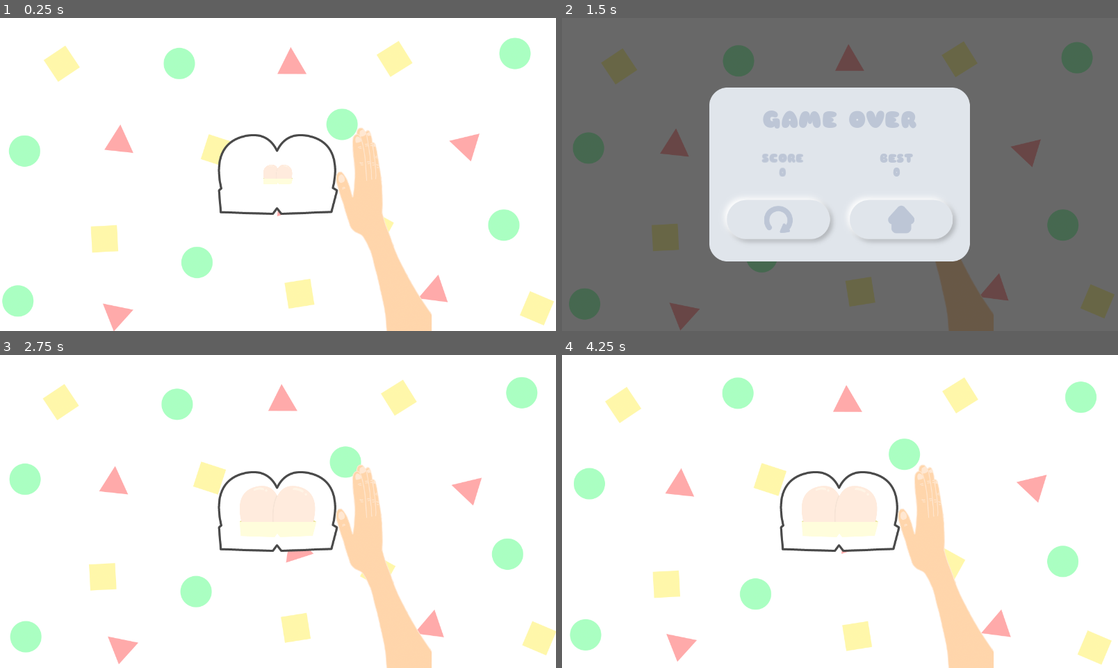
Above: before the commit, frames 1-4 (two rows, left to right).
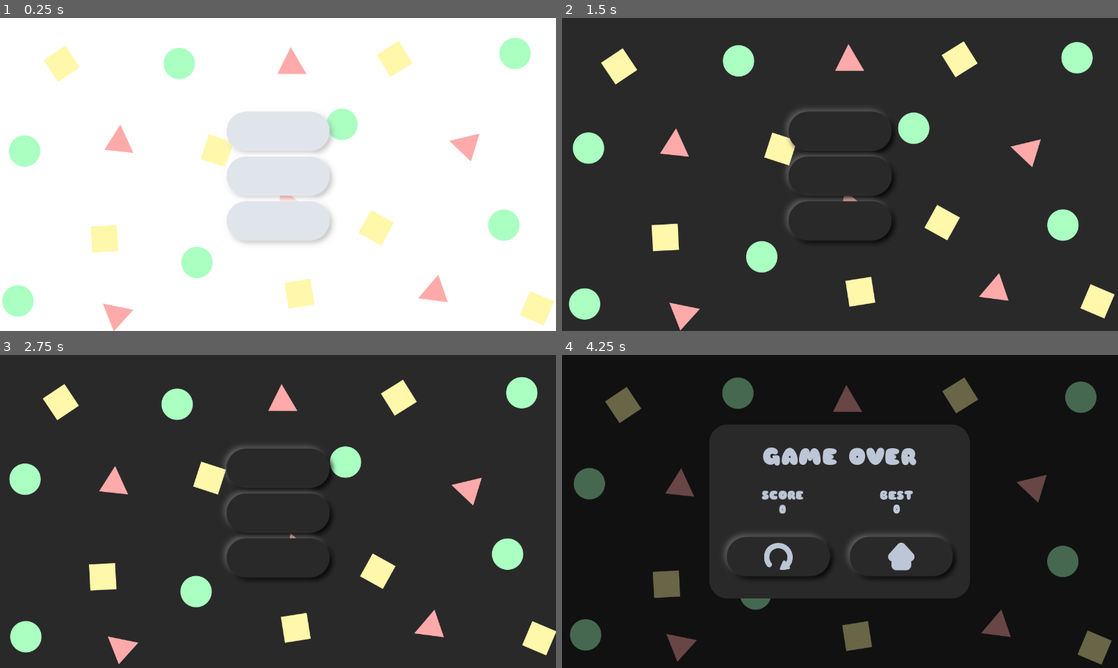
Above: after the commit, the same moments.

Repository: MikeTeok/test_butt_name
Game: Godot game, scene res://scenes/Main.tscn
Two runs of this game, one before a commit and one after it. Both use one fixed random seed, a clock stepped at 60 frames per second and the inputs below. Before the commit the project starts from res://scenes/Game.tscn.
Inputs (mouse positions are in pixels of both pictures, inside the frame that each line leads up to):
- Up to frame 1 (0.25 s): no input
- Up to frame 2 (1.5 s): click (840, 174) at 0.52 s; click (840, 221) at 1.27 s
- Up to frame 3 (2.75 s): click (216, 555) at 2.02 s
- Up to frame 4 (4.25 s): click (840, 467) at 2.77 s; click (778, 555) at 3.52 s

The runs differ from the first frame. In frame 1, 11% of the frame differs, in the area x 39-78%, y 30-100%; in frame 2, 100%; in frame 3, 94%; in frame 4, 100%, in the area x 0-100%, y 0-100%.

Commit message:
Restructured scene nodes
Added Main scene as new main scene
Added theme mode buttons, without menu

Diff:
--- a/project.godot
+++ b/project.godot
@@ -11,7 +11,7 @@
 [application]
 
 config/name="test_butt"
-run/main_scene="res://scenes/Game.tscn"
+run/main_scene="res://scenes/Main.tscn"
 config/icon="res://icon.png"
 
 [autoload]
--- a/scenes/Game.tscn
+++ b/scenes/Game.tscn
@@ -1,15 +1,11 @@
-[gd_scene load_steps=6 format=2]
+[gd_scene load_steps=4 format=2]
 
-[ext_resource path="res://scenes/Background.tscn" type="PackedScene" id=1]
 [ext_resource path="res://scenes/butt outline.tscn" type="PackedScene" id=2]
 [ext_resource path="res://scripts/Game.gd" type="Script" id=3]
 [ext_resource path="res://scenes/ComboUI.tscn" type="PackedScene" id=4]
-[ext_resource path="res://scenes/GameOverUI.tscn" type="PackedScene" id=5]
 
 [node name="Game" type="Node2D"]
 script = ExtResource( 3 )
-
-[node name="Background" parent="." instance=ExtResource( 1 )]
 
 [node name="butt outline" parent="." instance=ExtResource( 2 )]
 position = Vector2( 640, 360 )
@@ -22,8 +18,4 @@
 margin_right = 998.319
 margin_bottom = 176.062
 
-[node name="GameOverUI" parent="." instance=ExtResource( 5 )]
-visible = false
-
 [connection signal="timeout" from="Timer" to="." method="_on_Timer_timeout"]
-[connection signal="restartRequest" from="GameOverUI" to="." method="_on_GameOverUI_restartRequest"]
--- a/scenes/GameOverUI.tscn
+++ b/scenes/GameOverUI.tscn
@@ -166,3 +166,4 @@
 }
 
 [connection signal="pressed" from="CenterContainer/VBoxContainer/HBoxContainer/CenterContainer2/RestartButton" to="." method="_on_RestartButton_pressed"]
+[connection signal="pressed" from="CenterContainer/VBoxContainer/HBoxContainer/CenterContainer/HomeButton" to="." method="_on_HomeButton_pressed"]
--- /dev/null
+++ b/scenes/Main.tscn
@@ -0,0 +1,26 @@
+[gd_scene load_steps=6 format=2]
+
+[ext_resource path="res://scripts/Main.gd" type="Script" id=1]
+[ext_resource path="res://scenes/Game.tscn" type="PackedScene" id=2]
+[ext_resource path="res://scenes/GameOverUI.tscn" type="PackedScene" id=7]
+[ext_resource path="res://scenes/Background.tscn" type="PackedScene" id=8]
+[ext_resource path="res://scenes/MainMenuUI.tscn" type="PackedScene" id=9]
+
+[node name="Main" type="Node"]
+script = ExtResource( 1 )
+
+[node name="Background" parent="." instance=ExtResource( 8 )]
+
+[node name="MainMenuUI" parent="." instance=ExtResource( 9 )]
+
+[node name="GameOverUI" parent="." instance=ExtResource( 7 )]
+visible = false
+
+[node name="Game" parent="." instance=ExtResource( 2 )]
+visible = false
+
+[connection signal="changeThemeRequest" from="MainMenuUI" to="." method="_on_MainMenuUI_changeThemeRequest"]
+[connection signal="startRequest" from="MainMenuUI" to="." method="_on_MainMenuUI_startRequest"]
+[connection signal="mainMenuRequest" from="GameOverUI" to="." method="_on_GameOverUI_mainMenuRequest"]
+[connection signal="restartRequest" from="GameOverUI" to="." method="_on_GameOverUI_restartRequest"]
+[connection signal="gameOver" from="Game" to="." method="_on_Game_gameOver"]
--- /dev/null
+++ b/scenes/MainMenuUI.tscn
@@ -0,0 +1,41 @@
+[gd_scene load_steps=3 format=2]
+
+[ext_resource path="res://scenes/button.tscn" type="PackedScene" id=1]
+[ext_resource path="res://scripts/MainMenuUI.gd" type="Script" id=2]
+
+[node name="MainMenuUI" type="Control"]
+margin_right = 1280.0
+margin_bottom = 720.0
+script = ExtResource( 2 )
+__meta__ = {
+"_edit_use_anchors_": false
+}
+
+[node name="CenterContainer" type="CenterContainer" parent="."]
+anchor_right = 1.0
+anchor_bottom = 1.011
+margin_bottom = 0.0799561
+__meta__ = {
+"_edit_use_anchors_": false
+}
+
+[node name="VBoxContainer" type="VBoxContainer" parent="CenterContainer"]
+margin_left = 521.0
+margin_top = 215.0
+margin_right = 759.0
+margin_bottom = 512.0
+custom_constants/separation = 12
+
+[node name="PlayButton" parent="CenterContainer/VBoxContainer" instance=ExtResource( 1 )]
+
+[node name="LightModeButton" parent="CenterContainer/VBoxContainer" instance=ExtResource( 1 )]
+margin_top = 103.0
+margin_bottom = 194.0
+
+[node name="DarkModeButton" parent="CenterContainer/VBoxContainer" instance=ExtResource( 1 )]
+margin_top = 206.0
+margin_bottom = 297.0
+
+[connection signal="pressed" from="CenterContainer/VBoxContainer/PlayButton" to="." method="_on_PlayButton_pressed"]
+[connection signal="pressed" from="CenterContainer/VBoxContainer/LightModeButton" to="." method="_on_LightModeButton_pressed"]
+[connection signal="pressed" from="CenterContainer/VBoxContainer/DarkModeButton" to="." method="_on_DarkModeButton_pressed"]
--- a/scripts/Game.gd
+++ b/scripts/Game.gd
@@ -7,19 +7,20 @@
 var butt_note_list = []
 
 onready var comboUI = $ComboUI
-onready var gameOverUI = $GameOverUI
 onready var handSlapEffect = $"butt outline/HandSlapEffect"
 onready var theme_mode setget set_theme
 
+signal gameOver(combo)
+
 func _ready():
-	init()
-	play()
+	pass
 
 func _input(_delta):
 	if(Input.is_action_just_pressed("ui_select")):
 		play_animation()
 		delete_butt_note()
 
+# can be deleted soon, not really needed
 func init():
 	set_theme("Light mode")
 	$Timer.wait_time = INTERVAL / animation_speed
@@ -53,9 +54,7 @@
 			effect.scale = butt_note_delete.scale
 			add_child(effect)
 		else: #butt_note_delete.state == "miss":
-			halt()
-			gameOverUI.update_scoreboard(combo)
-			gameOverUI.show()
+			emit_signal("gameOver", combo)
 		butt_note_delete.queue_free()
 
 func add_butt_note():
@@ -73,12 +72,6 @@
 func _on_butt_timeout():
 	delete_butt_note()
 
-func _on_GameOverUI_restartRequest():
-	gameOverUI.hide()
-	play()
-
 func set_theme(new_mode):
 	theme_mode = new_mode
-	$Background.theme_mode = new_mode
 	$"butt outline".theme_mode = new_mode
-	gameOverUI.theme_mode = new_mode
--- a/scripts/GameOverUI.gd
+++ b/scripts/GameOverUI.gd
@@ -6,6 +6,7 @@
 onready var home_button = $CenterContainer/VBoxContainer/HBoxContainer/CenterContainer/HomeButton
 onready var board = $Board
 signal restartRequest
+signal mainMenuRequest
 onready var theme_mode = "Light mode" setget set_theme
 var best = 0
 
@@ -23,6 +24,9 @@
 
 func _on_RestartButton_pressed():
 	emit_signal("restartRequest")
+
+func _on_HomeButton_pressed():
+	emit_signal("mainMenuRequest")
 
 func set_theme(new_theme):
 	theme_mode = new_theme
--- /dev/null
+++ b/scripts/Main.gd
@@ -0,0 +1,38 @@
+extends Node
+
+onready var mainMenuUI = $MainMenuUI
+onready var background = $Background
+onready var game = $Game
+onready var gameOverUI = $GameOverUI
+
+func _ready():
+	pass # Replace with function body.
+
+func set_theme(new_mode):
+	game.theme_mode = new_mode
+	background.theme_mode = new_mode
+	mainMenuUI.theme_mode = new_mode
+	gameOverUI.theme_mode = new_mode
+
+func _on_MainMenuUI_startRequest():
+	mainMenuUI.hide()
+	game.show()
+	game.play()
+
+func _on_MainMenuUI_changeThemeRequest(theme_mode):
+	set_theme(theme_mode)
+
+func _on_Game_gameOver(combo):
+	game.halt()
+	game.hide()
+	gameOverUI.update_scoreboard(combo)
+	gameOverUI.show()
+
+func _on_GameOverUI_restartRequest():
+	gameOverUI.hide()
+	game.show()
+	game.play()
+
+func _on_GameOverUI_mainMenuRequest():
+	gameOverUI.hide()
+	mainMenuUI.show()
--- /dev/null
+++ b/scripts/MainMenuUI.gd
@@ -0,0 +1,26 @@
+extends Control
+
+onready var start_button = $CenterContainer/VBoxContainer/PlayButton
+onready var light_mode_button = $CenterContainer/VBoxContainer/LightModeButton
+onready var dark_mode_button = $CenterContainer/VBoxContainer/DarkModeButton
+signal startRequest
+signal changeThemeRequest(theme_mode)
+onready var theme_mode = "Light mode" setget set_theme
+
+func _ready():
+	pass # Replace with function body.
+
+func set_theme(new_theme):
+	theme_mode = new_theme
+	start_button.theme_mode = new_theme
+	light_mode_button.theme_mode = new_theme
+	dark_mode_button.theme_mode = new_theme
+
+func _on_PlayButton_pressed():
+	emit_signal("startRequest")
+
+func _on_LightModeButton_pressed():
+	emit_signal("changeThemeRequest", "Light mode")
+
+func _on_DarkModeButton_pressed():
+	emit_signal("changeThemeRequest", "Dark mode")
